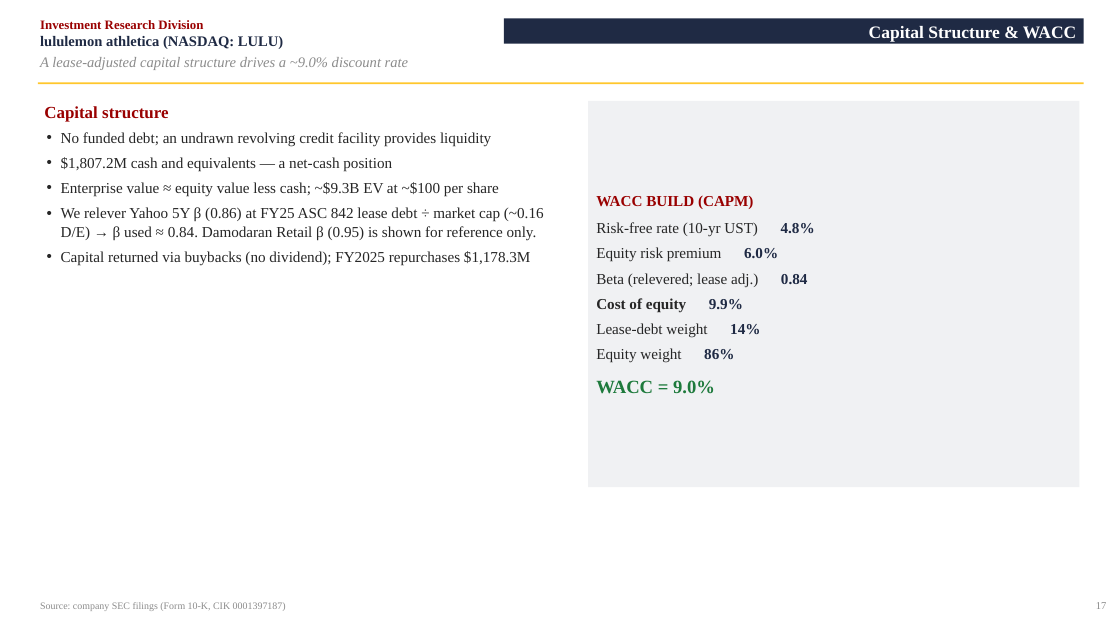
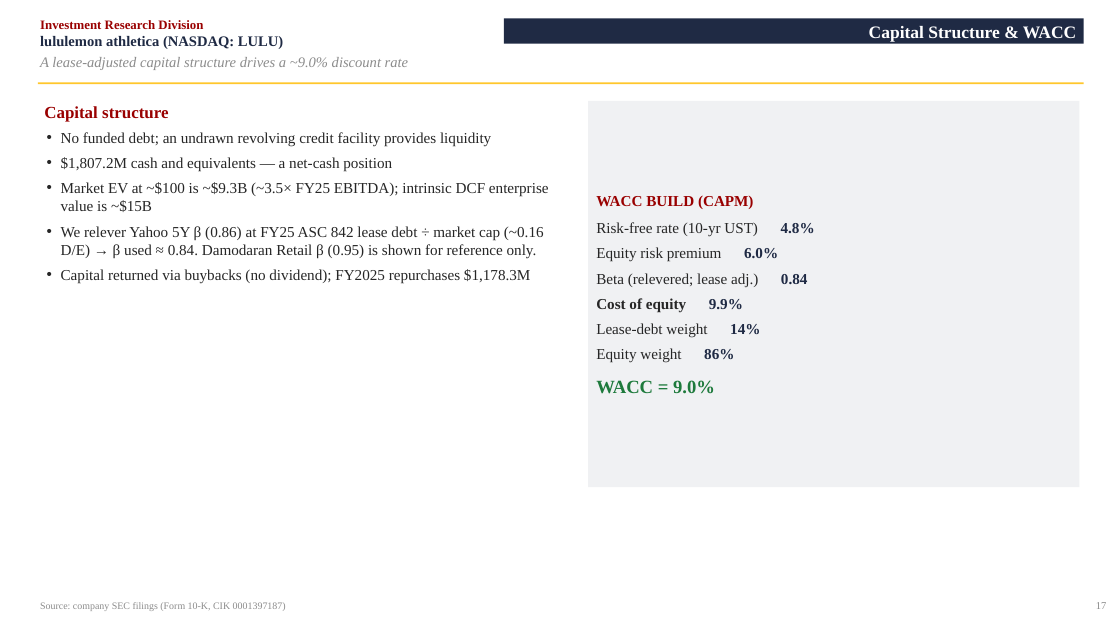
Before and after one commit to vengeanceaiUSC/RM, a slide deck: slide 18 of LULU/LULU_Investment_Pitch_Deck.pptx. Drawn at 1120x630 pixels with LibreOffice and Linux fonts; fonts in the diff are those of the drawing. Boxes give left, top, right and bottom in pixels: in the first picture for what was removed or moved away, otherwise in the second. Text is boxed around its words. In the diff, an @@ line names an element or a change of style, - is before the commit and + after.

```diff
--- a/LULU/LULU_Investment_Pitch_Deck.pptx
+++ b/LULU/LULU_Investment_Pitch_Deck.pptx
@@ text at box(61, 182, 549, 212): text changed @@
-• Enterprise value ≈ equity value less cash; ~$9.3B EV at ~$100 per share
+• Market EV at ~$100 is ~$9.3B (~3.5× FY25 EBITDA); intrinsic DCF enterprise value is ~$15B
```
Also in this commit, not shown: 3 other slides changed, 7 other files.
